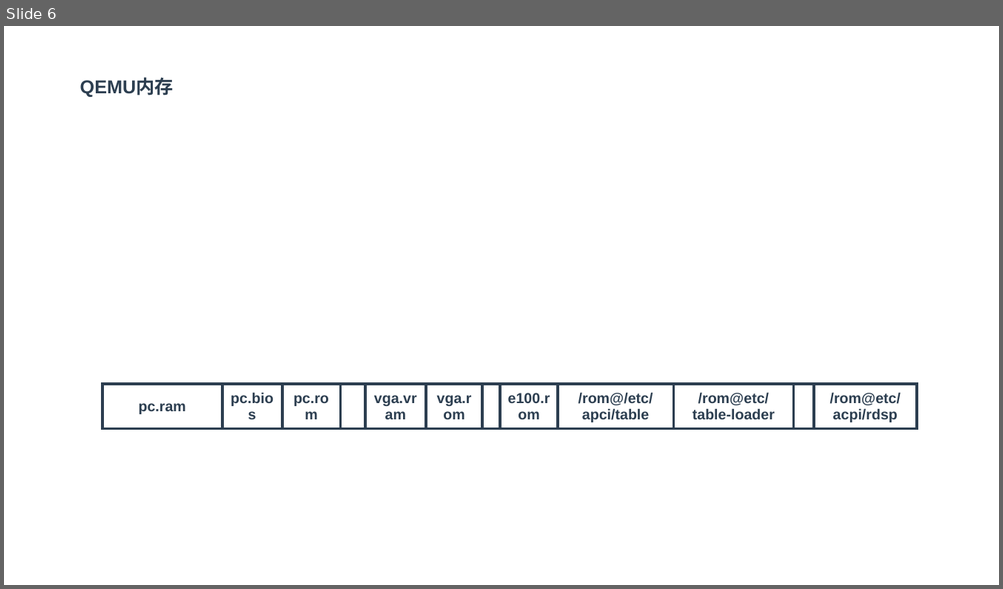
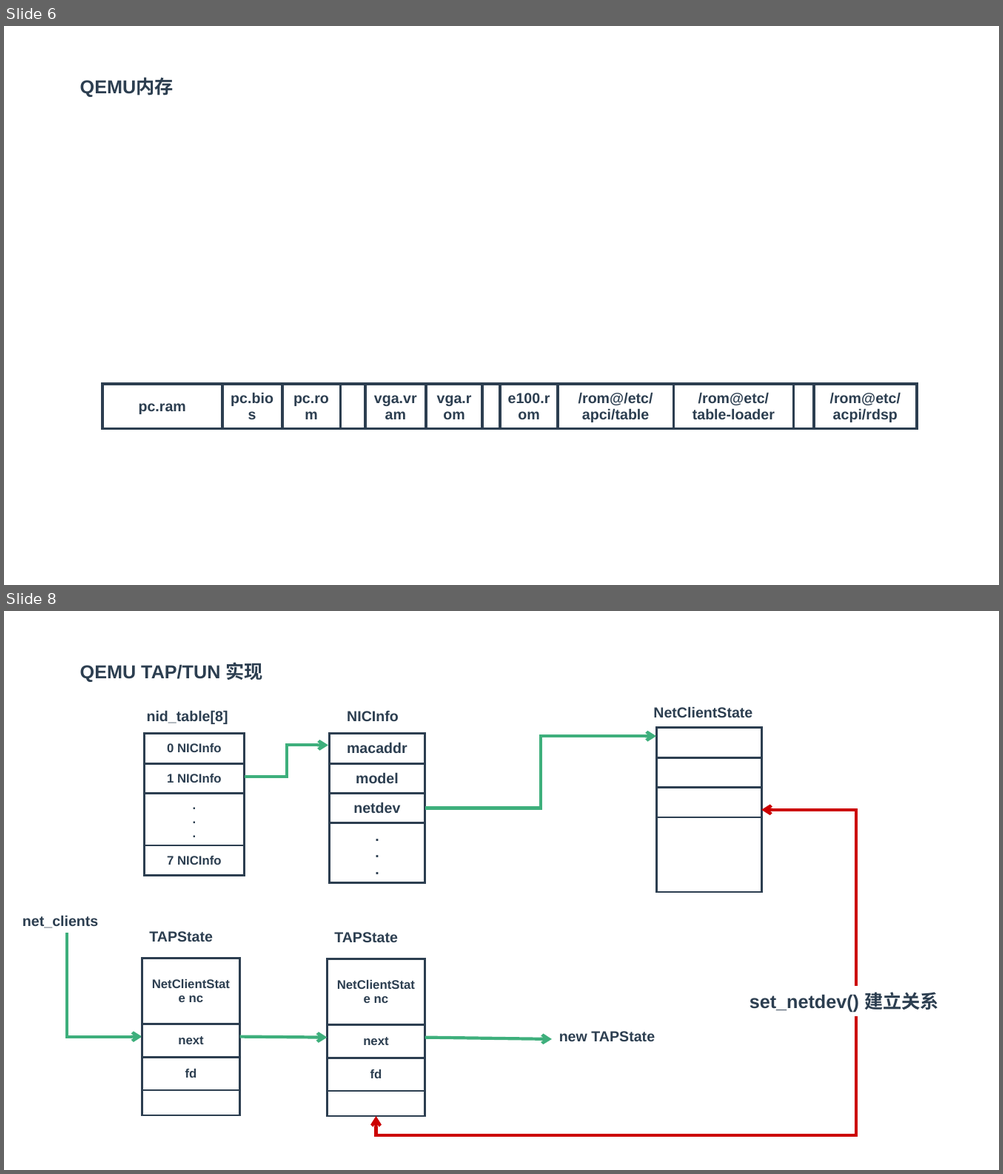
Before and after one commit to zaiqiang-dong/zaiqiang, a slide deck: picture/qemu/qemu.pptx. Shown one above the other, each under a label of ours: slide 6 before the commit, slides 6 and 8 after it; the slides between them are not shown. The pictures are 1003x589 and 1003x1174 pixels, drawn with LibreOffice and Linux fonts; fonts in the diff are those of the drawing. Boxes give left, top, right and bottom in pixels: in the first picture for what was removed or moved away, otherwise in the second. Text is boxed around its words. In the diff, an @@ line names an element or a change of style, - is before the commit and + after.

```diff
--- a/picture/qemu/qemu.pptx
+++ b/picture/qemu/qemu.pptx
@@ slide 8 added at box(4, 611, 999, 1170), background #FFFFFF @@
@@ text added at box(80, 662, 263, 682), 18 pt, text #2C3E50, bold @@
+QEMU TAP/TUN 实现
@@ text added at box(147, 710, 228, 724), 14 pt, text #2C3E50, bold @@
+nid_table[8]
@@ text added at box(347, 711, 398, 721), 14 pt, text #2C3E50, bold @@
+NICInfo
@@ text added at box(653, 706, 752, 718), 14 pt, text #2C3E50, bold @@
+NetClientState
@@ table added at box(145, 734, 244, 876), 4 rows, 1 columns @@
+0 NICInfo
+1 NICInfo
+. / . / .
+7 NICInfo
@@ table added at box(330, 734, 425, 883), 4 rows, 1 columns @@
+macaddr
+model
+netdev
+. / . / .
@@ elbow arrow added from (425, 809) to (656, 736), #3EAF7C 3 pt @@
@@ table added at box(657, 728, 761, 892), 4 rows, 1 columns @@
+
+
+
+
@@ elbow arrow added from (245, 777) to (328, 745), #3EAF7C 3 pt @@
@@ elbow arrow added from (856, 986) to (761, 810), #CC0000 3 pt @@
@@ text added at box(22, 915, 98, 928), 14 pt, text #2C3E50, bold @@
+net_clients
@@ elbow arrow added from (67, 934) to (142, 1037), #3EAF7C 3 pt @@
@@ text added at box(149, 931, 213, 943), 14 pt, text #2C3E50, bold @@
+TAPState
@@ text added at box(334, 932, 398, 943), 14 pt, text #2C3E50, bold @@
+TAPState
@@ table added at box(142, 958, 240, 1116), 4 rows, 1 columns @@
+NetClientState nc
+next
+fd
+
@@ table added at box(327, 959, 425, 1116), 4 rows, 1 columns @@
+NetClientState nc
+next
+fd
+
@@ text added at box(749, 992, 939, 1013), 18 pt, text #2C3E50, bold @@
+set_netdev() 建立关系
@@ elbow arrow added from (856, 1017) to (376, 1117), #CC0000 3 pt @@
@@ text added at box(559, 1031, 654, 1042), 14 pt, text #2C3E50, bold @@
+new TAPState
@@ arrow added from (240, 1037) to (327, 1038), #3EAF7C 3 pt @@
@@ arrow added from (425, 1038) to (552, 1039), #3EAF7C 3 pt @@
```
Also in this commit, not shown: 1 other slide added, 2 slides removed, 5 other files.
